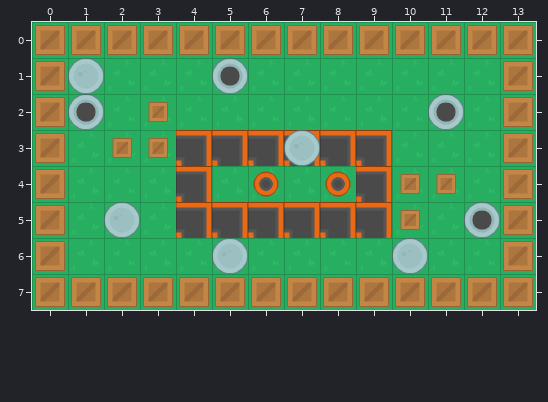
An edit to a level. Tiled map, bot-battles/data/source/map.tmx. Above: the version before the commit.
Cells are 64x64 px. Shown: x 0..13, y 0..7.
The same view after the edit:
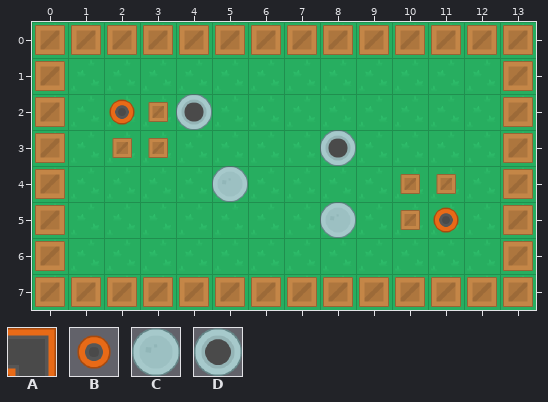
Key: from "map": A 109, B 197, C 358, D 367.
_ is an empty cell, . an unchanged one.
Objects are placed by their top-left corner, in cells (3,4 is the top-left corner of cell 3,4); size is 1x1 cell unless given.
The author wrote: Fix bug server not updating meshes when sprite name changed
What changed:
--- layer "wall"
@@ x 4..9 @@
-3 AAAAAA
-4 A....A
-5 AAAAAA
+3 ______
+4 _...._
+5 ______
--- layer "botSpawner"
-B "botSpawner2" at 6,4
+B "botSpawner2" at 2,2
-B "botSpawner1" at 8,4
+B "botSpawner1" at 11,5
--- layer "healthSpawner"
-C "healthSpawner" at 2,5
+C "healthSpawner" at 5,4
+C "healthSpawner" at 8,5
-C "healthSpawner" at 1,1
-C "healthSpawner" at 7,3
-C "healthSpawner" at 5,6
-C "healthSpawner" at 10,6
--- layer "weaponSpawner"
-D "weaponSpawner" at 5,1
+D "weaponSpawner" at 8,3
+D "weaponSpawner" at 4,2
-D "weaponSpawner" at 11,2
-D "weaponSpawner" at 1,2
-D "weaponSpawner" at 12,5
